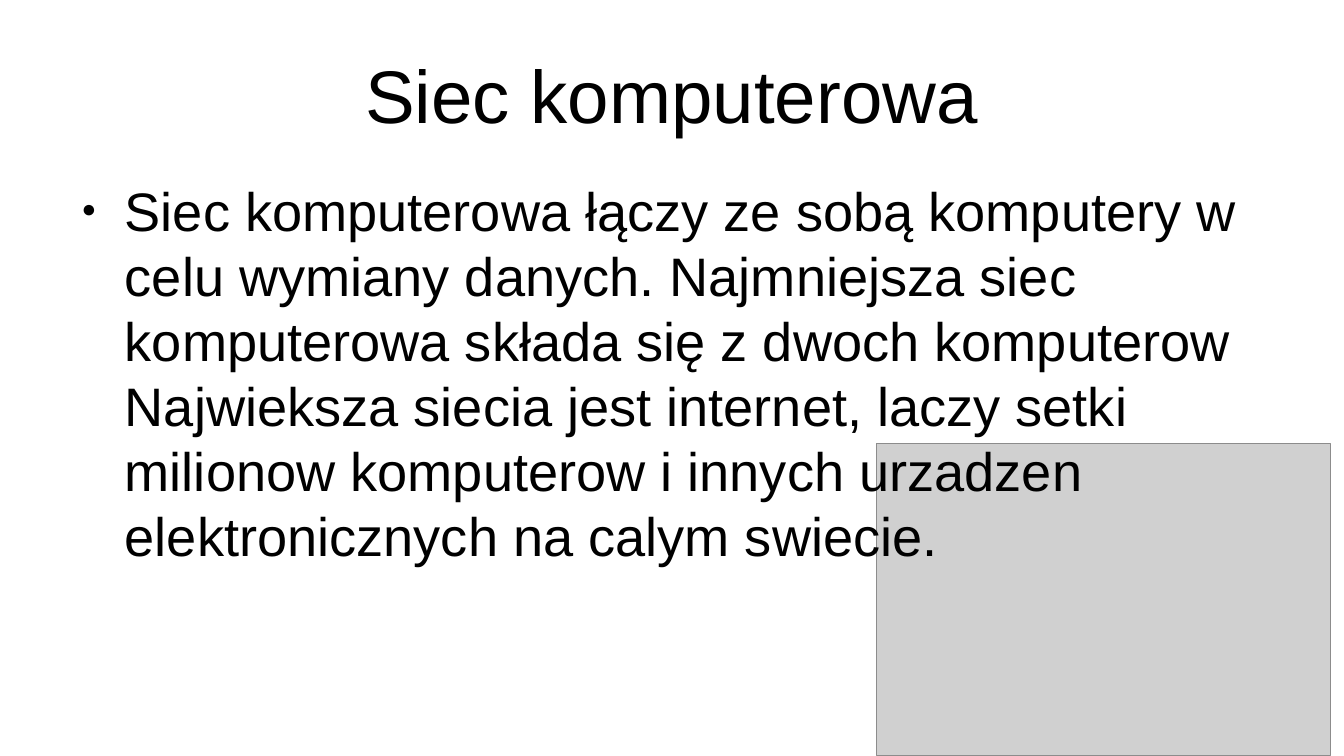
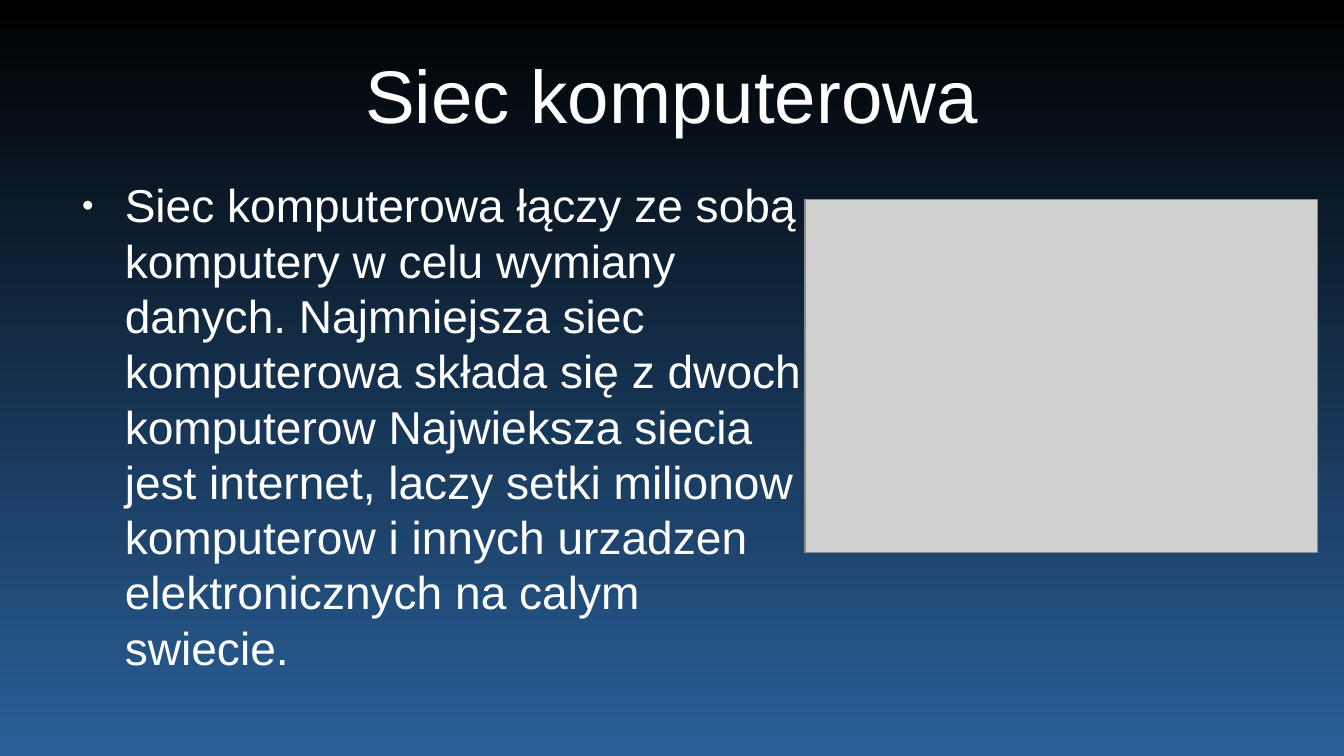
Before and after one commit to KAEcqR/School, a slide deck: slide 2 of 2023,2024/Informatyka/Prezentacja.odp. Drawn at 1344x756 pixels with LibreOffice and Linux fonts; fonts in the diff are those of the drawing; grey boxes stand for pictures. Boxes give left, top, right and bottom in pixels: in the first picture for what was removed or moved away, otherwise in the second. Text is boxed around its words. In the diff, an @@ line names an element or a change of style, - is before the commit and + after.

```diff
--- a/2023,2024/Informatyka/Prezentacja.odp
+++ b/2023,2024/Informatyka/Prezentacja.odp
@@ background #FFFFFF to gradient #000000 to #2A6099 @@
@@ title "Siec komputerowa" at box(365, 69, 978, 137): text colour #000000 to #FFFFFF @@
@@ text "Siec komputerowa łączy ze sobą ..." at box(125, 188, 801, 618): size 32 to 27.2 pt, text colour #000000 to #FFFFFF; bullet colour #000000 to #FFFFFF @@
@@ picture: place and size @@
-picture at box(877, 444, 1331, 756)
+picture at box(805, 200, 1317, 554)
```
Also in this commit, not shown: 5 other slides changed, 4 slides added, 22 other files.
